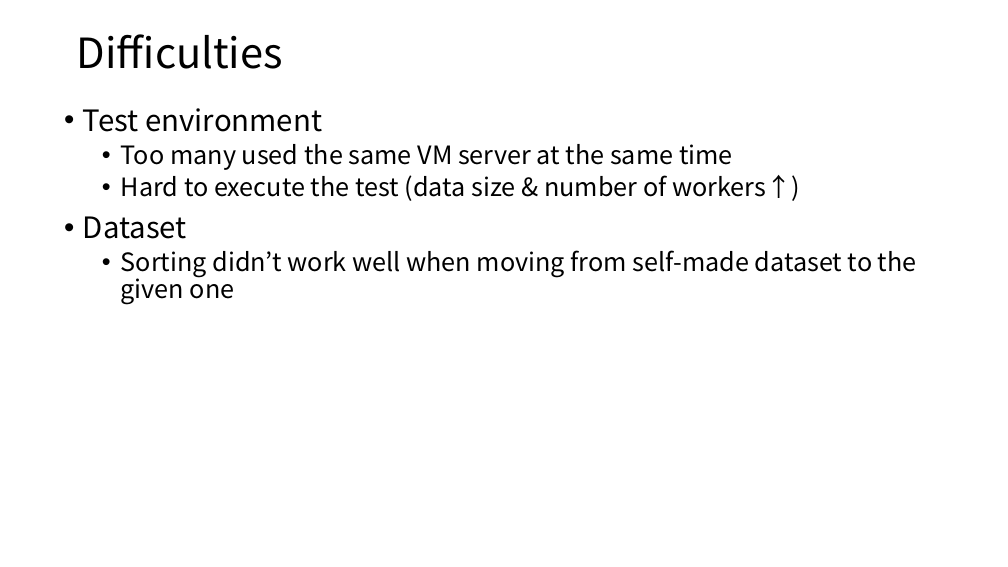
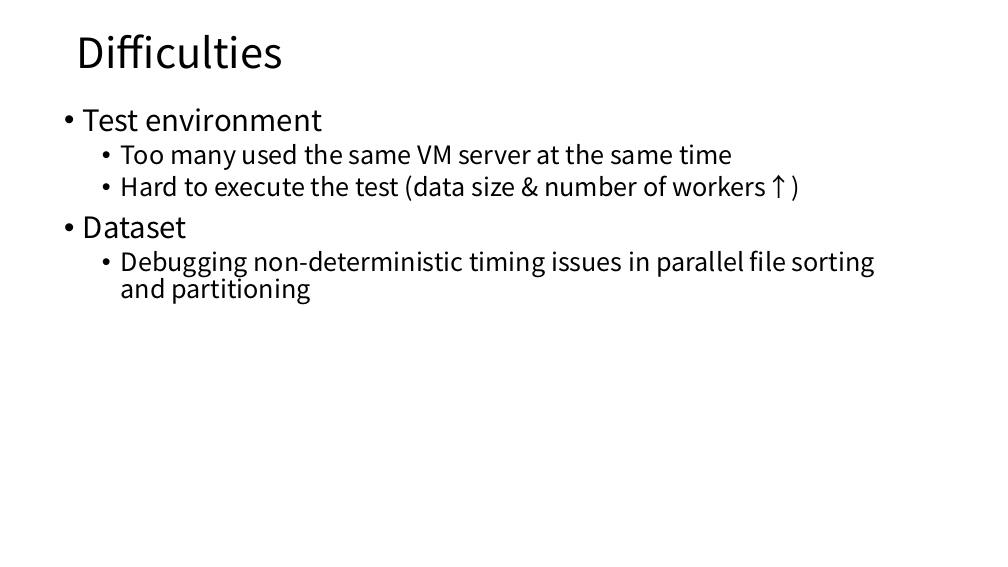
Before and after one commit to ksw20020/332project, a slide deck: slide 11 of Final Presentation.pptx. Drawn at 1008x567 pixels with LibreOffice and Linux fonts; fonts in the diff are those of the drawing. Boxes give left, top, right and bottom in pixels: in the first picture for what was removed or moved away, otherwise in the second. Text is boxed around its words. In the diff, an @@ line names an element or a change of style, - is before the commit and + after.

```diff
--- a/Final Presentation.pptx
+++ b/Final Presentation.pptx
@@ text at (x1=121, y1=250, x2=875, y2=305): text changed @@
-  • Sorting didn’t work well when moving from self-made dataset to the given one
+  • Debugging non-deterministic timing issues in parallel file sorting and partitioning
```
Also in this commit, not shown: 2 other slides changed, 1 other file.
